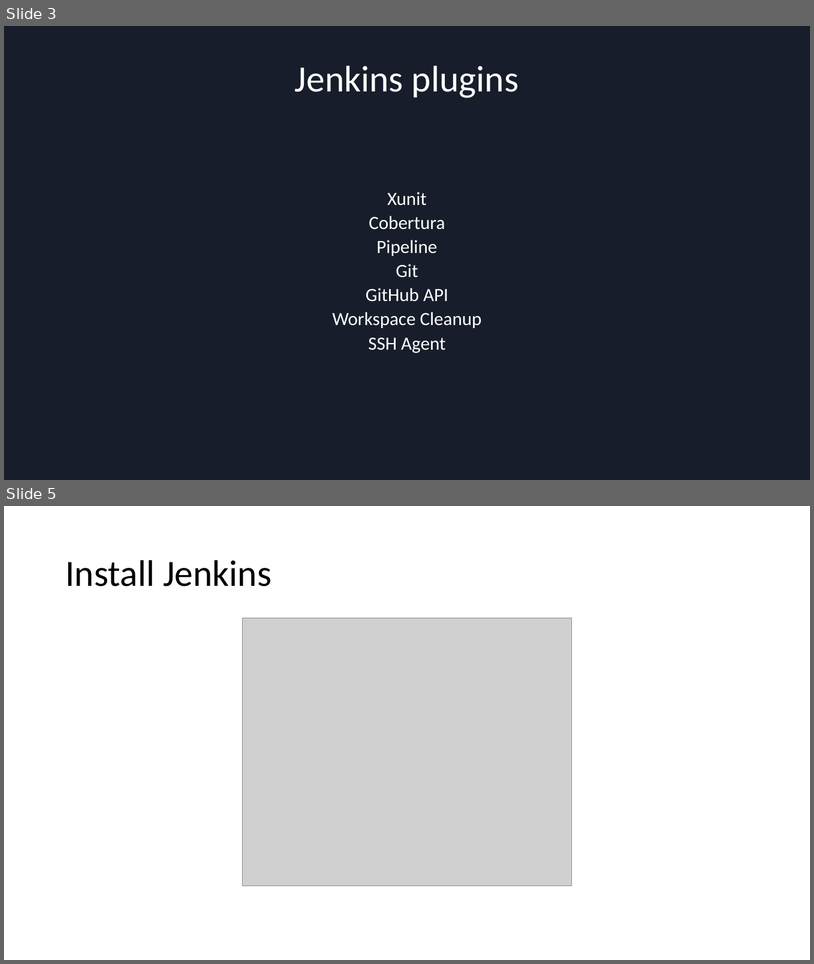
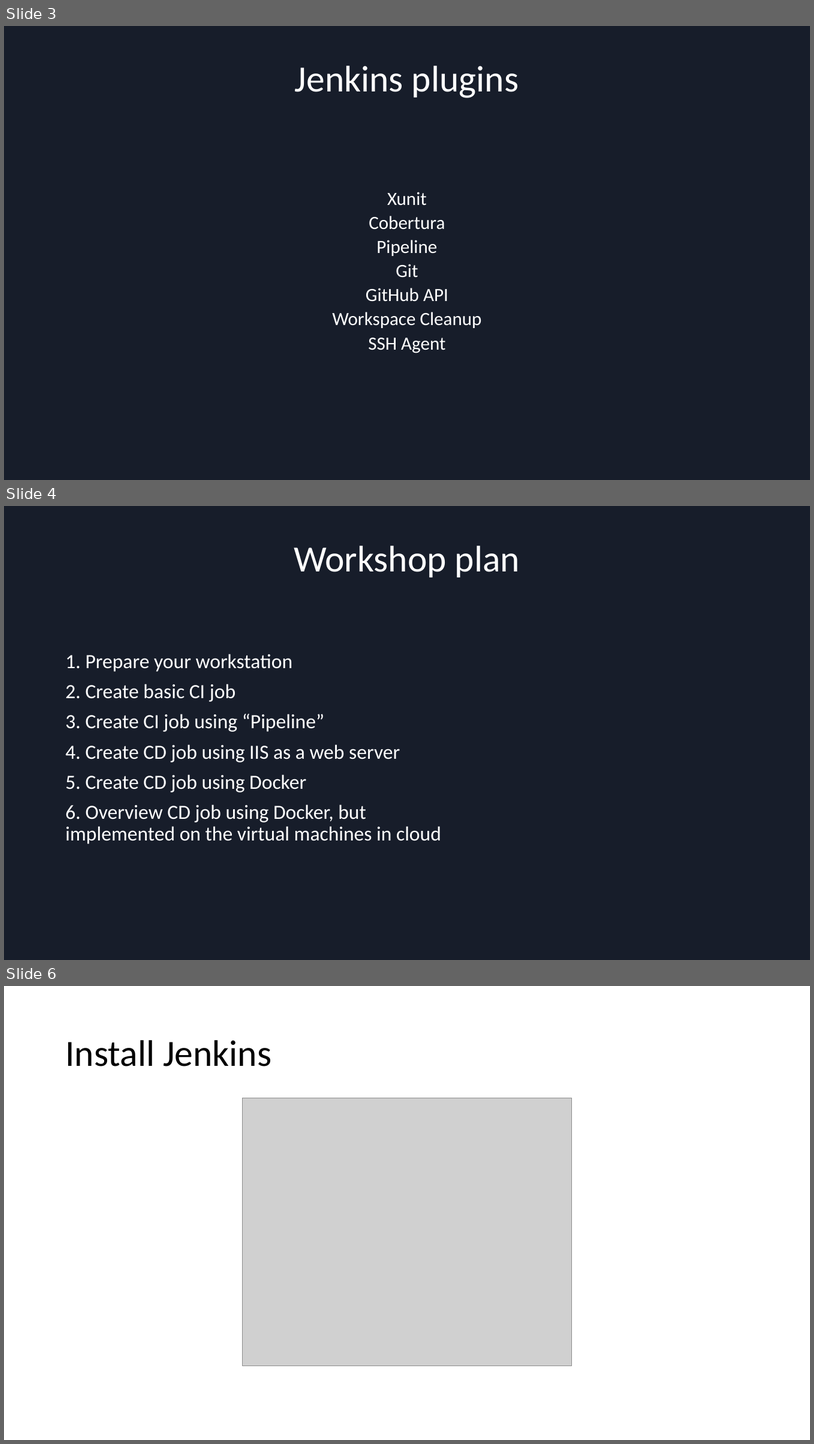
Before and after one commit to wilyoctopus/CICD, a slide deck: CICD.pptx. Shown one above the other, each under a label of ours: slides 3 and 5 before the commit, slides 3, 4 and 6 after it; the slides between them are not shown. The pictures are 814x964 and 814x1444 pixels, drawn with LibreOffice and Linux fonts; fonts in the diff are those of the drawing; grey boxes stand for pictures. Boxes give left, top, right and bottom in pixels: in the first picture for what was removed or moved away, otherwise in the second. Text is boxed around its words. In the diff, an @@ line names an element or a change of style, - is before the commit and + after.

```diff
--- a/CICD.pptx
+++ b/CICD.pptx
@@ slide 4 added at <box>4,506,810,960</box>, background #171D2A @@
@@ title added at <box>294,546,520,577</box>, 44 pt, text #FFFFFF @@
+Workshop plan
@@ text added at <box>65,654,441,844</box>, 24 pt, text #FFFFFF @@
+1. Prepare your workstation
+2. Create basic CI job
+3. Create CI job using “Pipeline”
+4. Create CD job using IIS as a web server
+5. Create CD job using Docker
+6. Overview CD job using Docker, but implemented on the virtual machines in cloud
@@ what was slide 5 is now slide 6 @@
```
Also in this commit, not shown: 2 slides changed, 6 other files.
